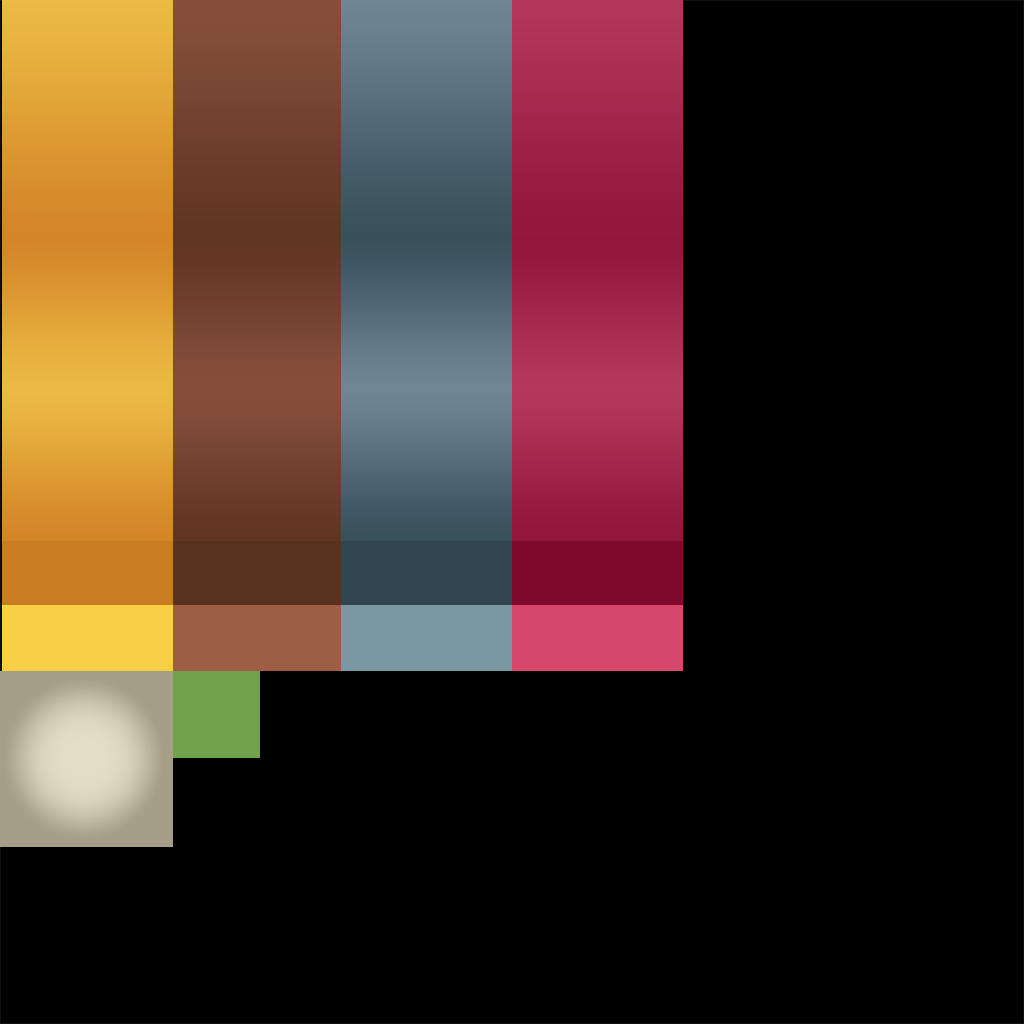
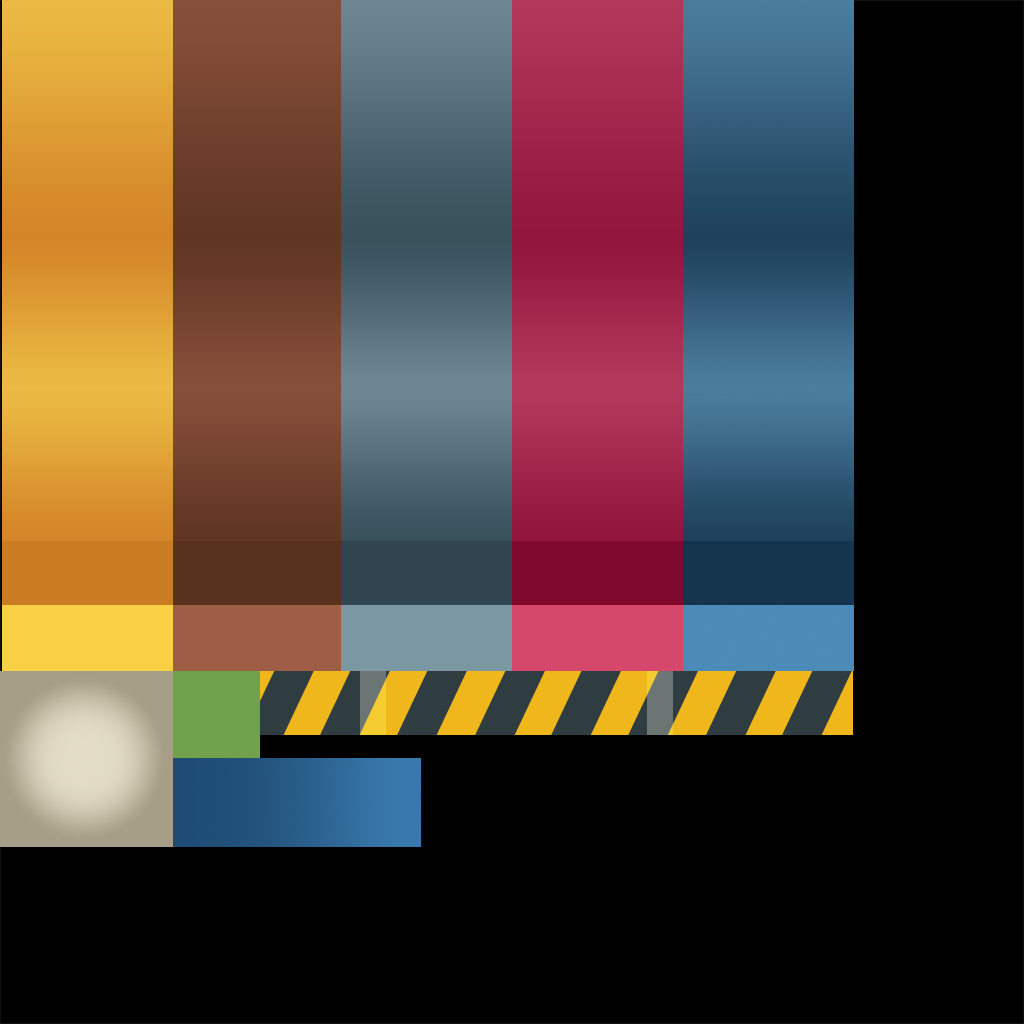
Two versions of the same layered image (1024×1024). Layer-by-layer changes:
added group "ACDC" with 7 layers above "manometer" over [173, 0, 854, 847]
added layer "Layer 3" in group "ACDC" over [173, 0, 854, 847]
added layer "Rectangle 4" in group "ACDC" over [173, 758, 421, 847]
added layer "Layer 4 copy" (color dodge, 29%) in group "ACDC" over [647, 671, 673, 735]
added layer "Layer 4" (color dodge, 29%) in group "ACDC" over [360, 671, 386, 735]
added layer "Rectangle 4 copy 4" in group "ACDC" over [706, 671, 853, 735]
added layer "Rectangle 4 copy 3" in group "ACDC" over [260, 671, 698, 735]
added layer "Rectangle 3" in group "ACDC" over [260, 671, 853, 735]
added layer "Layer 5" (multiply, 49%) above "blue" over [173, 0, 854, 847]
added group "blue" with 4 layers above "red" over [683, 0, 854, 671]
added layer "light" (1st of 5, in "blue") in group "blue" over [683, 605, 854, 671]
added layer "dark" (1st of 5, in "blue") in group "blue" over [683, 541, 854, 607]
added layer "radial" (1st of 5, in "blue") in group "blue" over [683, 237, 854, 541]
added layer "linear" (1st of 5, in "blue") in group "blue" over [683, 0, 854, 237]
